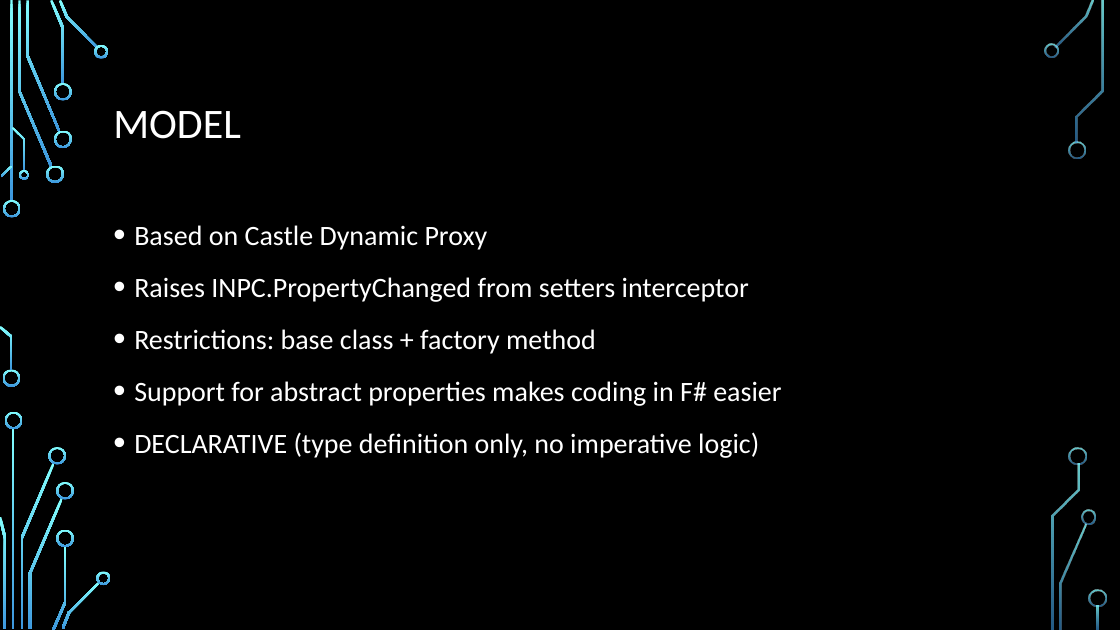
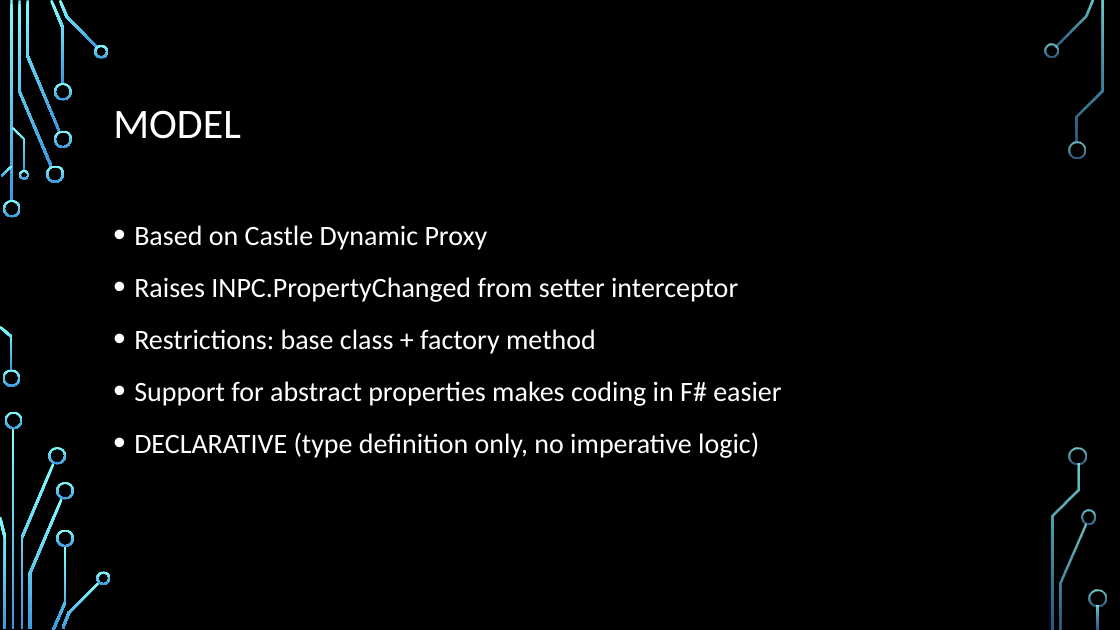
Before and after one commit to dmitry-a-morozov/fsharp-wpf-mvc-series, a slide deck: slide 8 of NYC Meetup.2013-04-23.pptx. Drawn at 1120x630 pixels with LibreOffice and Linux fonts; fonts in the diff are those of the drawing; background and template pictures are left out. Boxes give left, top, right and bottom in pixels: in the first picture for what was removed or moved away, otherwise in the second. Text is boxed around its words. In the diff, an @@ line names an element or a change of style, - is before the commit and + after.

```diff
--- a/NYC Meetup.2013-04-23.pptx
+++ b/NYC Meetup.2013-04-23.pptx
@@ text at (x1=134, y1=277, x2=738, y2=302): text changed @@
-• Raises INPC.PropertyChanged from setters interceptor
+• Raises INPC.PropertyChanged from setter interceptor
```
Also in this commit, not shown: 3 other slides changed, 7 other files.
